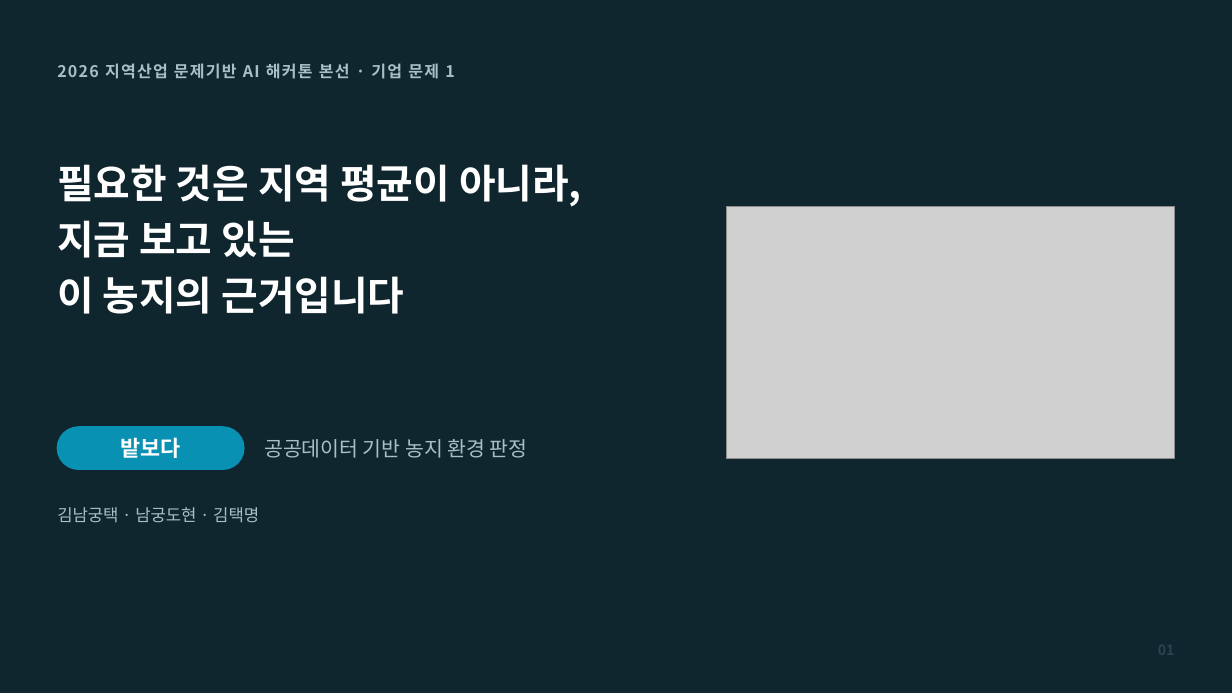
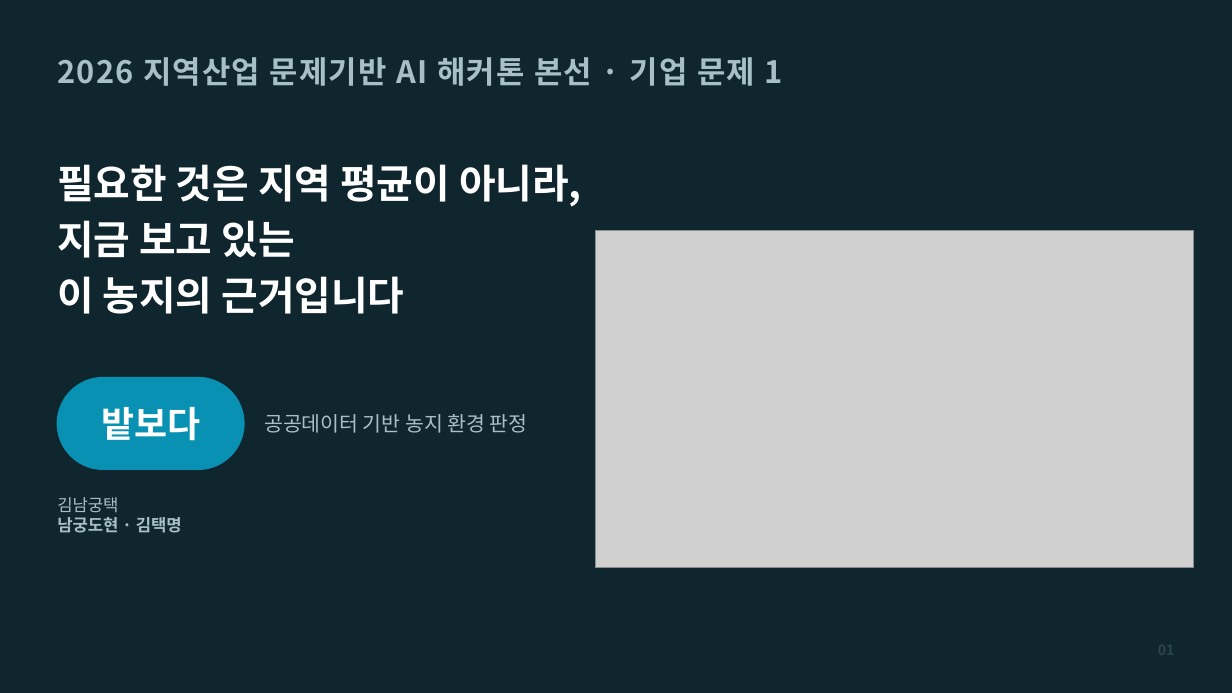
Before and after one commit to kzming2007/batboda, a slide deck: slide 1 of 발표/20260805_밭보다_본선발표_v2.pptx. Drawn at 1232x693 pixels with LibreOffice and Linux fonts; fonts in the diff are those of the drawing; grey boxes stand for pictures. Boxes give left, top, right and bottom in pixels: in the first picture for what was removed or moved away, otherwise in the second. Text is boxed around its words. In the diff, an @@ line names an element or a change of style, - is before the commit and + after.

```diff
--- a/발표/20260805_밭보다_본선발표_v2.pptx
+++ b/발표/20260805_밭보다_본선발표_v2.pptx
@@ text "2026 지역산업 문제기반 AI 해커톤 ..." at (57, 57, 783, 86): size 12.5 to 24 pt @@
@@ picture: place and size @@
-picture at (726, 207, 1175, 459)
+picture at (595, 231, 1194, 567)
@@ text "밭보다": place and size @@
-text "밭보다" at (120, 437, 180, 458)
+text "밭보다" at (101, 407, 200, 441)
@@ text "밭보다" at (101, 407, 200, 441): size 17 to 28 pt @@
@@ rounded rectangle: place and size @@
-rounded rectangle at (57, 427, 244, 470)
+rounded rectangle at (57, 378, 244, 470)
@@ text "공공데이터 기반 농지 환경 판정": place and size @@
-text "공공데이터 기반 농지 환경 판정" at (264, 439, 528, 458)
+text "공공데이터 기반 농지 환경 판정" at (264, 414, 528, 433)
@@ text at (57, 497, 182, 533): text changed; bold on @@
-김남궁택 · 남궁도현 · 김택명
+김남궁택
+남궁도현 · 김택명
```
Also in this commit, not shown: 7 other slides changed, 5 other files.
